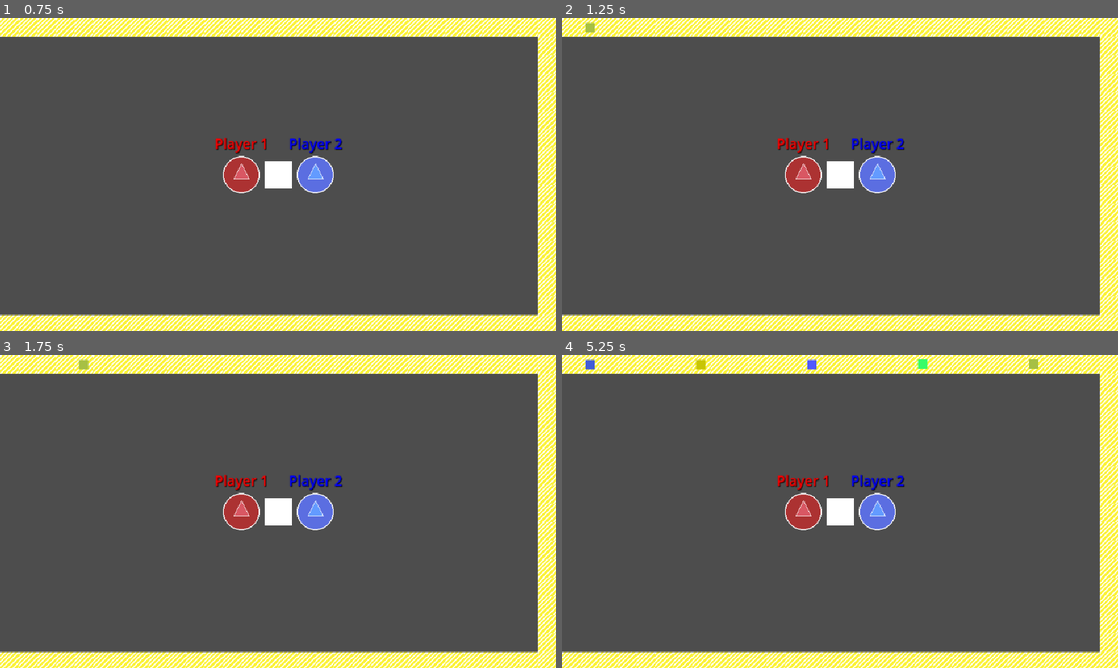
Above: before the commit, frames 1-4 (two rows, left to right).
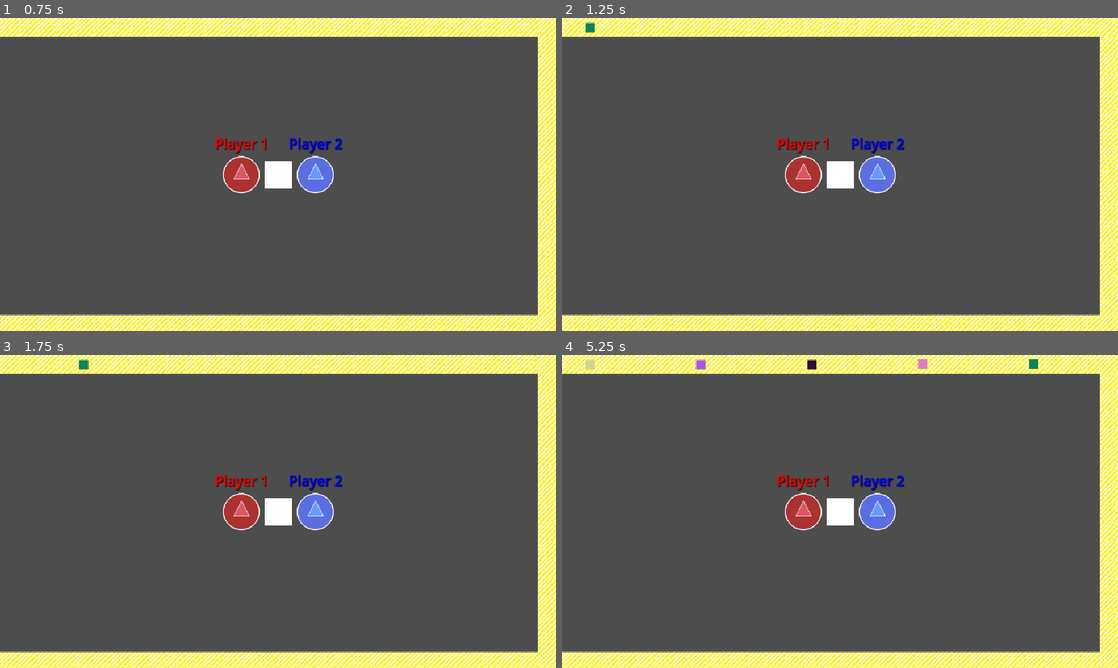
Above: after the commit, the same moments.

Repository: S2009-dev/animated-couscous
Game: Godot game, scene res://objects/scenes/main.tscn
Two runs of this game, one before a commit and one after it. Both use one fixed random seed, a clock stepped at 60 frames per second and the inputs below. The engine's default icon, where the game draws it, is replaced by a stand-in: a white triangle on a blue panel in a dark square.
Inputs:
- Up to frame 1 (0.75 s): tap Enter at 0.5 s
- Up to frame 2 (1.25 s): no input
- Up to frame 3 (1.75 s): no input
- Up to frame 4 (5.25 s): no input

Frame 1 is identical in both runs. In frame 2, less than 0.1% of the frame differs, in the area x 4-6%, y 1-5%; in frame 3, less than 0.1%; in frame 4, 0.3%, in the area x 4-86%, y 1-5%.

Commit message:
fix: :ambulance: change unique identifiers to UUID for items and path_follows

Diff:
--- a/scripts/entities/conveyor_controller.gd
+++ b/scripts/entities/conveyor_controller.gd
@@ -7,29 +7,41 @@
 @onready var items: Node2D = %Items
 
 func _process(delta: float) -> void:
-	for i in range(items.get_child_count()):
-		var item = items.get_child(i)
-		var path_follow = paths.get_child(i)
+	for item in items.get_children():
+		var id = item.name.get_slice("_", 1)
+		var path_follow = paths.get_node("PathFollow_" + str(id))
 
 		path_follow.progress_ratio += delta * speed / 100
 		item.position = path_follow.position
 
 		if path_follow.progress_ratio >= 1:
-			item.queue_free()
-			path_follow.queue_free()
+			await item.remove()
 
 
 func _on_item_spawn_interval_timeout() -> void:
 	var item = item_object.instantiate()
 	var path_follow = PathFollow2D.new()
-	var id = items.get_child_count() + 1
+	var id = generate_uuid()
 
-	item.name = "Item" + str(id)
+	item.name = "Item_" + str(id)
 	item.position = path_follow.position
 
-	path_follow.name = "PathFollow" + str(id)
+	path_follow.name = "PathFollow_" + str(id)
 	path_follow.loop = false
 	path_follow.add_to_group("items_path")
 
 	items.add_child(item)
 	paths.add_child(path_follow)
+
+func generate_uuid() -> String:
+	var characters = "0123456789abcdef"
+	var uuid = ""
+
+	for i in range(36):
+		if i == 8 or i == 13 or i == 18 or i == 23:
+			uuid += "-"
+		else:
+			var random_index = randi() % characters.length()
+			uuid += characters[random_index]
+
+	return uuid
--- a/scripts/entities/item.gd
+++ b/scripts/entities/item.gd
@@ -6,10 +6,10 @@
 	$ColorRect.modulate = Color(randf_range(0, 1), randf_range(0, 1), randf_range(0, 1), 1)
 
 func remove() -> void:
-	var id = name.get_slice("Item", 1)
+	var id = name.get_slice("_", 1)
 
 	for path in get_tree().get_nodes_in_group("items_path"):
-		if path.name.get_slice("PathFollow", 1) == id:
+		if path.name.get_slice("_", 1) == id:
 			path.queue_free()
 			break
 
